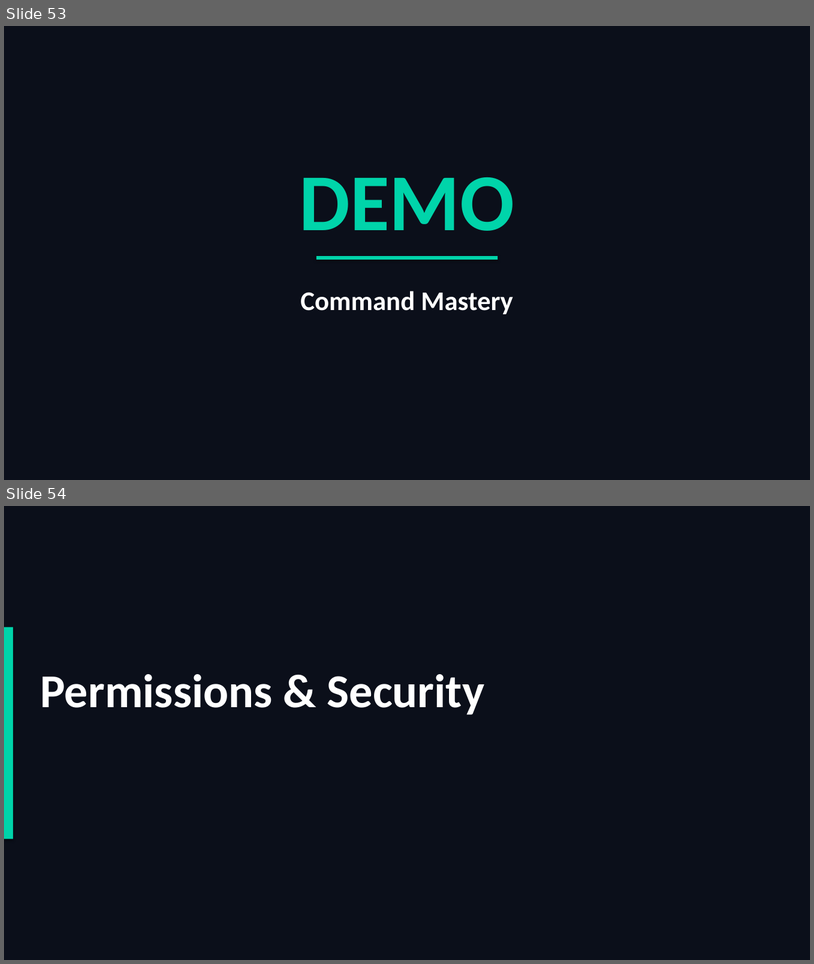
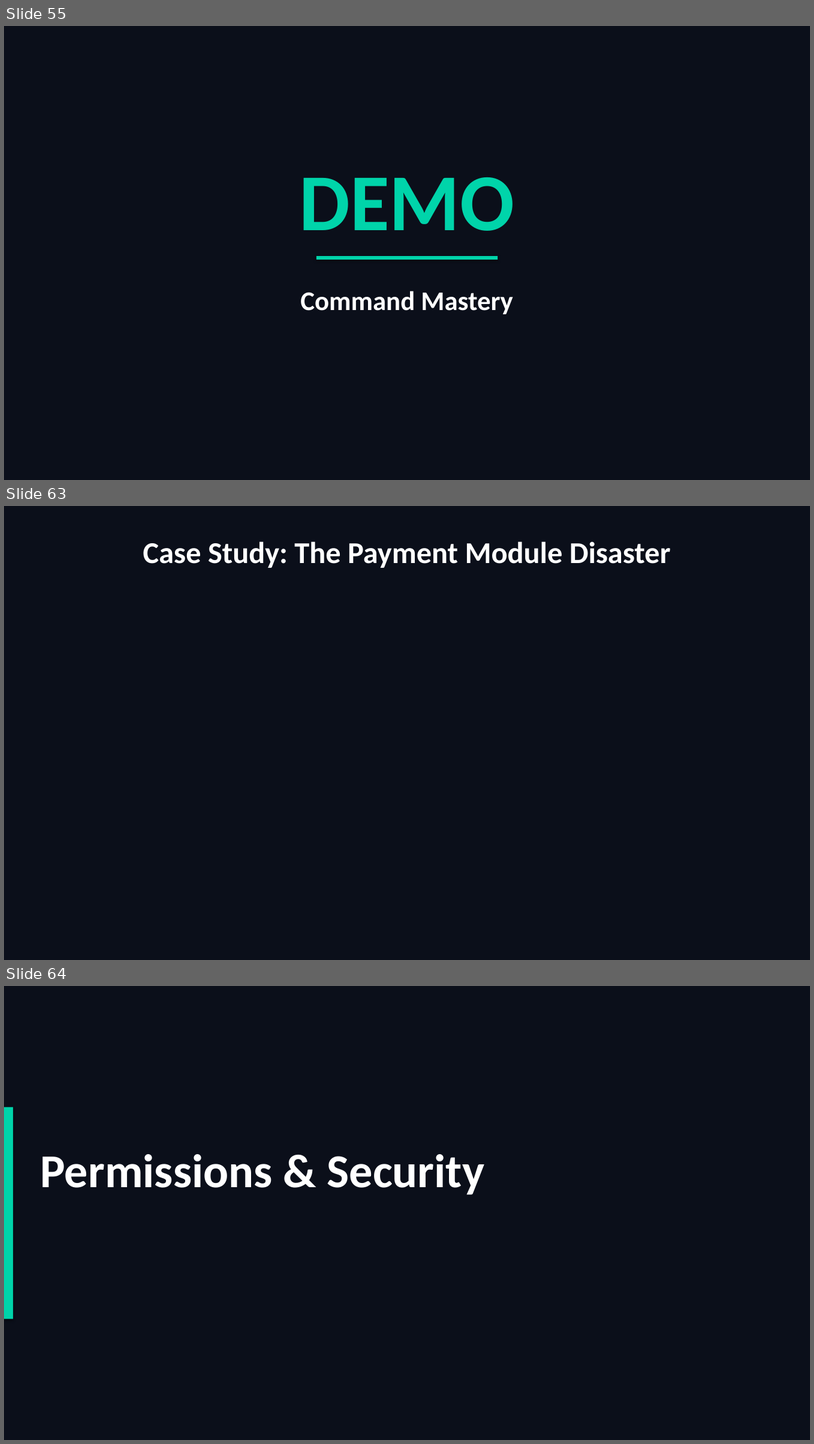
Before and after one commit to scottrhay/AIA-ClaudeCopilot, a slide deck: slides/Day2_Claude_Code_Fundamentals.pptx. Shown one above the other, each under a label of ours: slides 53 and 54 before the commit, slides 55, 63 and 64 after it; the slides between them are not shown. The pictures are 814x964 and 814x1444 pixels, drawn with LibreOffice and Linux fonts; fonts in the diff are those of the drawing. Boxes give left, top, right and bottom in pixels: in the first picture for what was removed or moved away, otherwise in the second. Text is boxed around its words. In the diff, an @@ line names an element or a change of style, - is before the commit and + after.

```diff
--- a/slides/Day2_Claude_Code_Fundamentals.pptx
+++ b/slides/Day2_Claude_Code_Fundamentals.pptx
@@ slide 63 added at <box>4,506,810,960</box>, background #0B0F1A @@
@@ text added at <box>143,541,671,568</box>, 36 pt, text #FFFFFF, bold @@
+Case Study: The Payment Module Disaster
@@ what was slide 53 is now slide 55 @@
@@ what was slide 54 is now slide 64 @@
```
Also in this commit, not shown: 11 other slides added, 1 other file.
